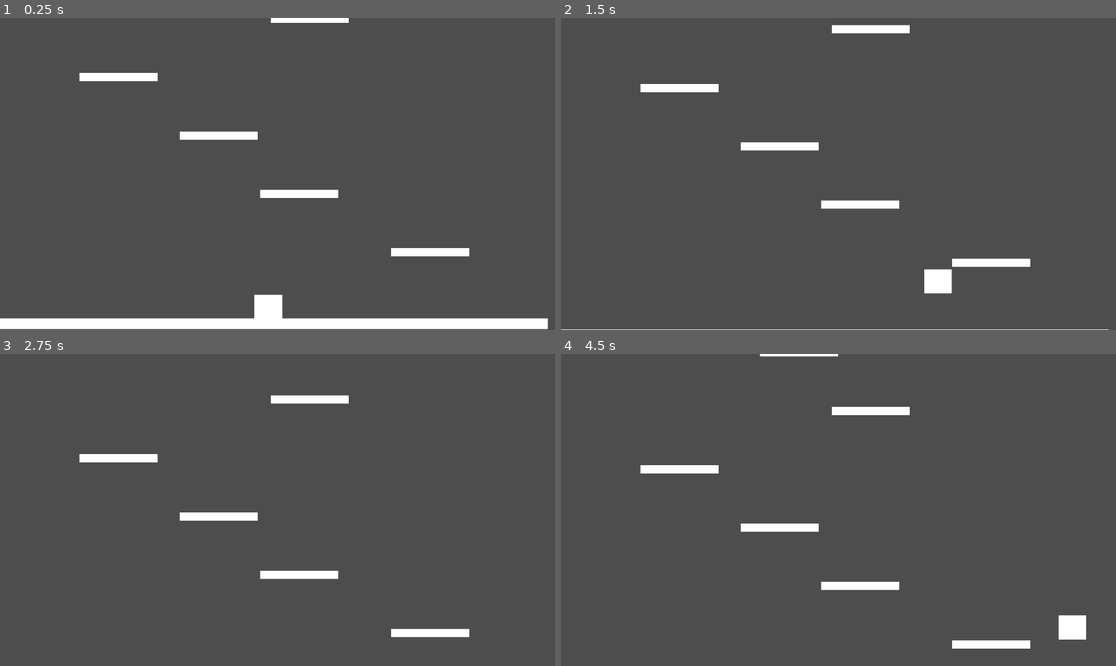
Above: before the commit, frames 1-4 (two rows, left to right).
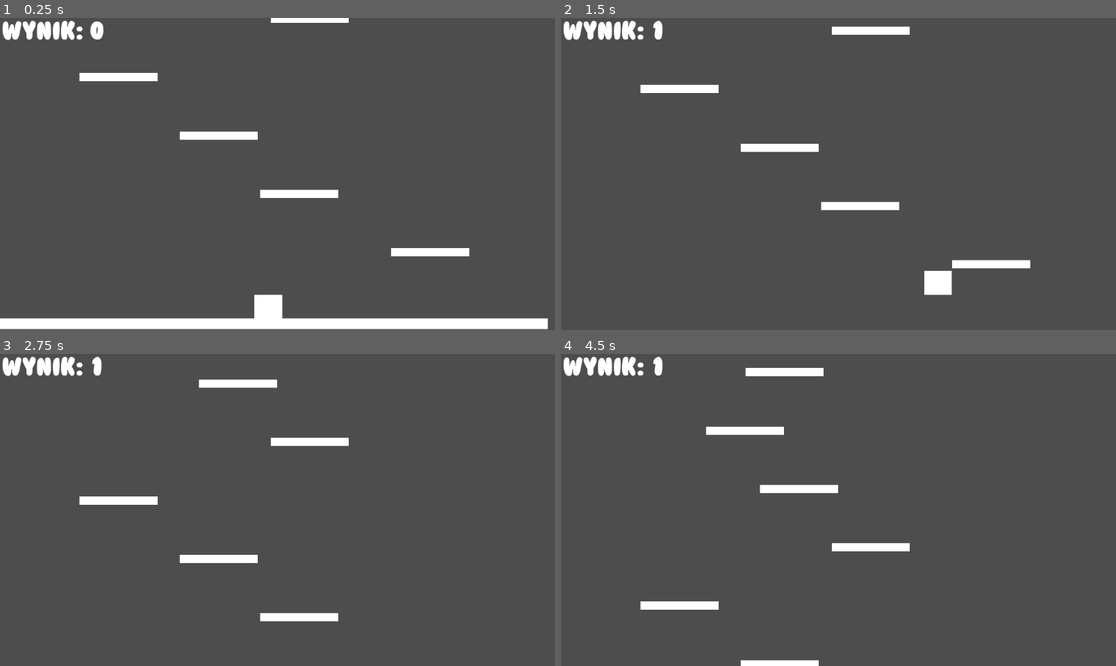
Above: after the commit, the same moments.

Repository: karmeloova/ByteBuddies
Game: Godot game, scene res://Scenes/Minigames/CatHop.tscn
Same seed, same stepped clock (60 frames per second), same inputs: the game is played once before the commit and once after it. This scene is started directly instead of the project's main scene.
Inputs (mouse positions are in pixels of both pictures, inside the frame that each line leads up to):
- Up to frame 1 (0.25 s): no input
- Up to frame 2 (1.5 s): tap Enter (ui_accept) at 0.5, 0.77 s; move the mouse to (960, 158) at 0.52 s; hold Right (ui_right) from 0.53 s (still down); click (960, 158) at 0.67 s; move the mouse to (727, 189) at 1.27 s
- Up to frame 3 (2.75 s): tap Enter (ui_accept) at 1.52 s; move the mouse to (333, 441) at 2.02 s; release Right (ui_right) at 2.03 s; hold Left (ui_left) from 2.03 s (still down)
- Up to frame 4 (4.5 s): move the mouse to (810, 572) at 2.77 s; release Left (ui_left) at 2.78 s; hold Right (ui_right) 2.78-4.28 s; click (810, 572) at 2.92 s; tap Enter (ui_accept) at 3.02, 3.77 s; move the mouse to (1005, 556) at 3.52 s; move the mouse to (672, 463) at 4.27 s; hold Left (ui_left) from 4.28 s (still down)

The runs differ from the first frame. In frame 1, 0.7% of the frame differs, in the area x 0-19%, y 0-8%; in frame 2, 1.8%; in frame 3, 4.6%; in frame 4, 5.4%, in the area x 0-95%, y 0-100%.

Commit message:
Update camera and added points

Diff:
--- a/Scenes/Minigames/CameraCatHop.gd
+++ b/Scenes/Minigames/CameraCatHop.gd
@@ -1,16 +1,10 @@
 extends Camera2D
-
+var camera_speed : int = 125
 
 # Called when the node enters the scene tree for the first time.
 func _ready():
-	SignalManager.move_camera.connect(_on_move_camera)
-
-
-# Called every frame. 'delta' is the elapsed time since the previous frame.
-func _process(delta):
 	pass
 
-func _on_move_camera(distance) :
-	position.y -= distance;
-	SignalManager.remove_platform.emit(position.y)
-	SignalManager.add_platform.emit()
+func _process(delta):
+	if(VariableManager.moved) :
+		position.y -= camera_speed*delta
--- a/Scenes/Minigames/CatHop.tscn
+++ b/Scenes/Minigames/CatHop.tscn
@@ -1,8 +1,10 @@
-[gd_scene load_steps=10 format=3 uid="uid://x5i72wcl8spx"]
+[gd_scene load_steps=12 format=3 uid="uid://x5i72wcl8spx"]
 
 [ext_resource type="Script" path="res://Scenes/Minigames/Player.gd" id="1_76w8l"]
 [ext_resource type="Script" path="res://Scenes/Minigames/CameraCatHop.gd" id="2_ebytp"]
 [ext_resource type="Script" path="res://Scenes/Minigames/Platforms.gd" id="2_w0emf"]
+[ext_resource type="FontFile" uid="uid://ccgpsjqwwow8o" path="res://Fonts/Bubblegum.ttf" id="4_v2enh"]
+[ext_resource type="Script" path="res://Scenes/Minigames/Points.gd" id="5_of3sl"]
 
 [sub_resource type="CanvasTexture" id="CanvasTexture_wclep"]
 
@@ -47,9 +49,25 @@
 process_callback = 0
 limit_left = 0
 limit_right = 1152
-position_smoothing_enabled = true
 position_smoothing_speed = 1.0
 script = ExtResource("2_ebytp")
+
+[node name="Points" type="Label" parent="Camera2D"]
+clip_contents = true
+layout_direction = 1
+anchors_preset = 1
+anchor_left = 1.0
+anchor_right = 1.0
+offset_left = -553.0
+offset_top = -598.0
+offset_right = -255.0
+offset_bottom = -544.0
+grow_horizontal = 0
+theme_override_fonts/font = ExtResource("4_v2enh")
+theme_override_font_sizes/font_size = 50
+text = "SSSSS"
+script = ExtResource("5_of3sl")
+metadata/_edit_use_anchors_ = true
 
 [node name="Walls" type="RigidBody2D" parent="."]
 position = Vector2(-14, 624)
@@ -75,3 +93,5 @@
 
 [node name="Platforms" type="Node2D" parent="."]
 script = ExtResource("2_w0emf")
+
+[connection signal="area_entered" from="Player/Area2D" to="Player" method="_on_area_2d_area_entered"]
--- a/Scenes/Minigames/Player.gd
+++ b/Scenes/Minigames/Player.gd
@@ -21,8 +21,6 @@
 		velocity.y = JUMP_VELOCITY
 
 	if(position.y < max_height) : max_height = position.y
-	#if(position.y < 0) :
-		#$Camera2D.enabled = true;
 
 	var direction = Input.get_axis("ui_left", "ui_right")
 	if direction:
@@ -31,3 +29,9 @@
 		velocity.x = move_toward(velocity.x, 0, SPEED)
 
 	move_and_slide()
+
+
+
+func _on_area_2d_area_entered(area):
+	if not VariableManager.moved :
+		VariableManager.moved = true
--- /dev/null
+++ b/Scenes/Minigames/Points.gd
@@ -0,0 +1,10 @@
+extends Label
+var points : int = 0
+# Called when the node enters the scene tree for the first time.
+func _ready():
+	SignalManager.add_point.connect(_on_add_point)
+	text = "Wynik: " + str(0)
+
+func _on_add_point() :
+	points += 1
+	text = "Wynik: " + str(points)
--- a/Scenes/Prefabs/Platform.gd
+++ b/Scenes/Prefabs/Platform.gd
@@ -4,7 +4,6 @@
 # Called when the node enters the scene tree for the first time.
 func _ready():
 	VariableManager.platform_size = $Sprite2D.scale.x;
-	SignalManager.remove_platform.connect(_on_remove_platform)
 
 # Called every frame. 'delta' is the elapsed time since the previous frame.
 func _process(delta):
@@ -13,13 +12,15 @@
 
 func _on_area_2d_area_entered(area):
 	if not collided :
+		SignalManager.add_point.emit()
 		SignalManager.move_camera.emit(150-VariableManager.player_size/2);
+		VariableManager.moved = true;
 		collided = true;
-
-func _on_remove_platform(camera_pos) :
-	if(position.y > camera_pos) :
-		$RemoveTimer.start(1)
-
 
 func _on_remove_timer_timeout():
 	queue_free()
+
+func _on_visible_on_screen_notifier_2d_screen_exited():
+	$RemoveTimer.start(1)
+	SignalManager.remove_platform.emit()
+	SignalManager.add_platform.emit()
--- a/Scenes/Prefabs/Platform.tscn
+++ b/Scenes/Prefabs/Platform.tscn
@@ -26,9 +26,9 @@
 position = Vector2(81.5, 9)
 shape = SubResource("RectangleShape2D_nn8ec")
 
-[node name="Area2D" type="Area2D" parent="."]
+[node name="Platform" type="Area2D" parent="."]
 
-[node name="CollisionShape2D" type="CollisionShape2D" parent="Area2D"]
+[node name="CollisionShape2D" type="CollisionShape2D" parent="Platform"]
 position = Vector2(81.5, 0.5)
 shape = SubResource("RectangleShape2D_b0078")
 debug_color = Color(0.857939, 0.000718496, 0.880792, 0.42)
@@ -36,5 +36,10 @@
 [node name="RemoveTimer" type="Timer" parent="."]
 one_shot = true
 
-[connection signal="area_entered" from="Area2D" to="." method="_on_area_2d_area_entered"]
+[node name="VisibleOnScreenNotifier2D" type="VisibleOnScreenNotifier2D" parent="."]
+position = Vector2(81.5, 9.5)
+scale = Vector2(8.15, 0.85)
+
+[connection signal="area_entered" from="Platform" to="." method="_on_area_2d_area_entered"]
 [connection signal="timeout" from="RemoveTimer" to="." method="_on_remove_timer_timeout"]
+[connection signal="screen_exited" from="VisibleOnScreenNotifier2D" to="." method="_on_visible_on_screen_notifier_2d_screen_exited"]
--- a/Scripts/Autoload/signal_manager.gd
+++ b/Scripts/Autoload/signal_manager.gd
@@ -7,6 +7,7 @@
 signal restartGame()
 signal loseLife()
 signal nextLevel()
+signal add_point()
 
 # GO TO TARGET
 signal makeMove(instructions)
--- a/Scripts/Autoload/variable_manager.gd
+++ b/Scripts/Autoload/variable_manager.gd
@@ -19,3 +19,4 @@
 
 var platform_size
 var player_size
+var moved : bool = false
